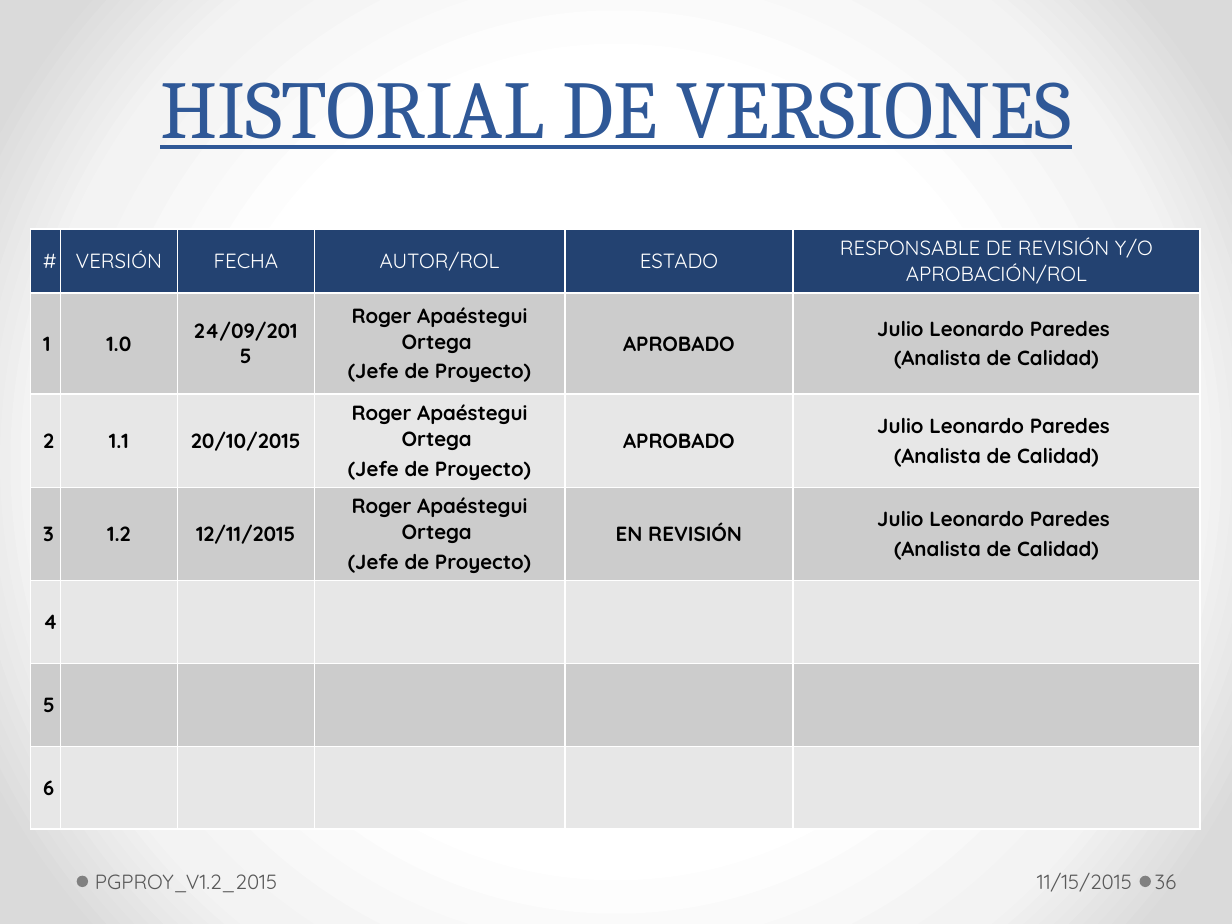
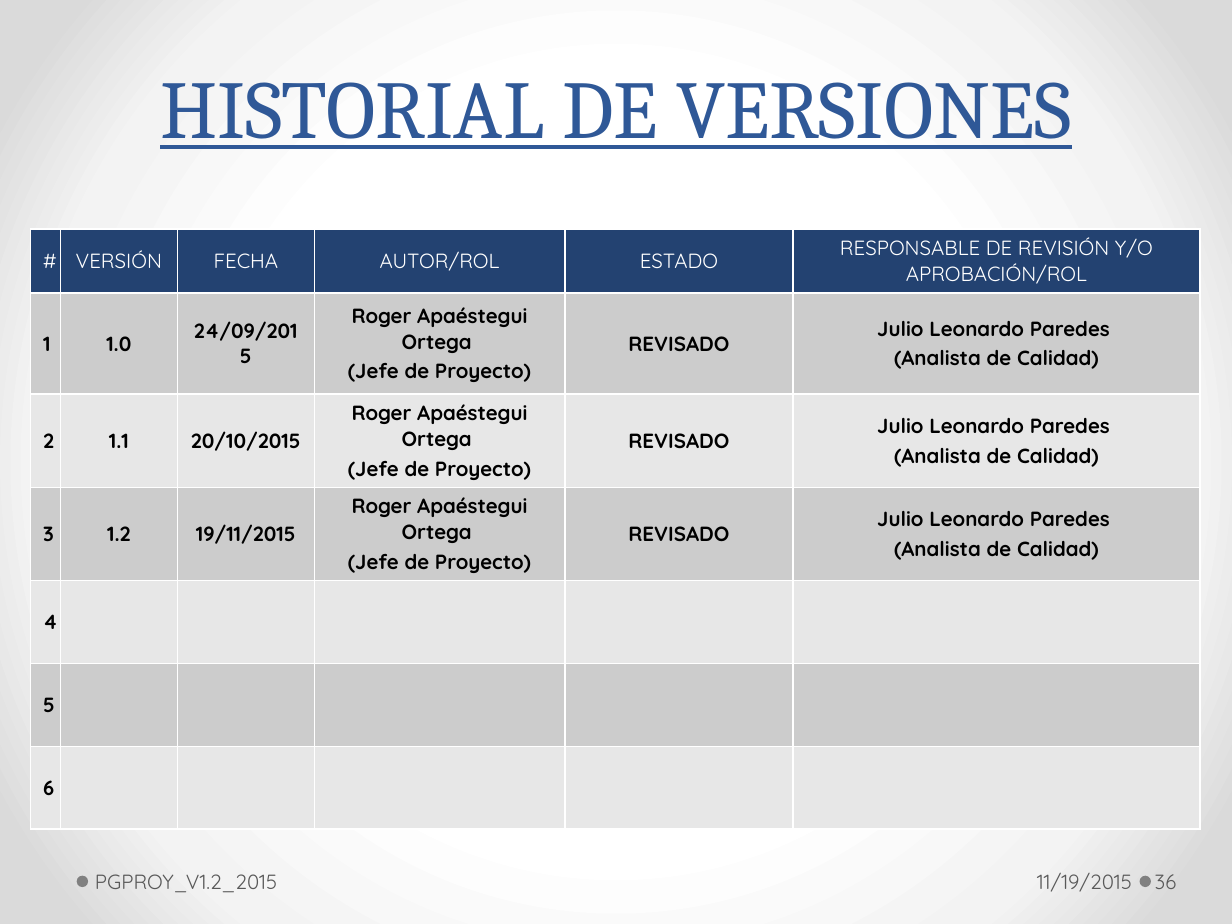
Before and after one commit to lowrider80/UTP-GPS-ALARM, a slide deck: slide 36 of Area_de_Proceso-_PP-PMC/PGPROY/PGPROY_V1.2_2015.pptx. Drawn at 1232x924 pixels with LibreOffice and Linux fonts; fonts in the diff are those of the drawing. Boxes give left, top, right and bottom in pixels: in the first picture for what was removed or moved away, otherwise in the second. Text is boxed around its words. In the diff, an @@ line names an element or a change of style, - is before the commit and + after.

```diff
--- a/Area_de_Proceso-_PP-PMC/PGPROY/PGPROY_V1.2_2015.pptx
+++ b/Area_de_Proceso-_PP-PMC/PGPROY/PGPROY_V1.2_2015.pptx
@@ table at [31, 229, 1198, 823] @@
-row 2, column 5: APROBADO
+row 2, column 5: REVISADO
-row 3, column 5: APROBADO
+row 3, column 5: REVISADO
-row 4, column 3: 12/11/2015
+row 4, column 3: 19/11/2015
-row 4, column 5: EN REVISIÓN
+row 4, column 5: REVISADO
@@ text at [1037, 873, 1132, 892]: text changed @@
-11/15/2015
+11/19/2015
```
Also in this commit, not shown: 28 other slides changed.
